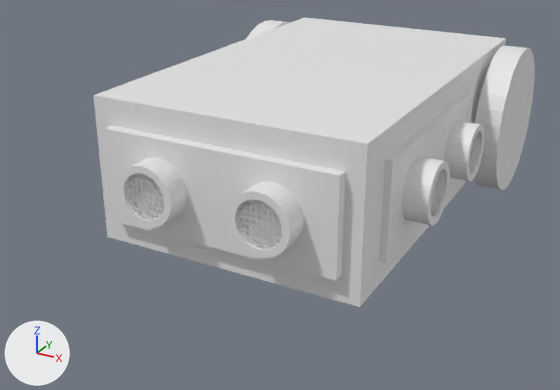
The FBX model src-godot/robot.fbx, before and after one commit.
Before and after are seen from a 50 mm camera at (2.55, -5.41, 2.03) aimed at (-0.26, -0.29, -0.54). The lights are fixed; the arrows at lower left show +X, +Y and +Z. Where no turn or scale is listed for an object, it has been applied to the vertices.

Script lines for the objects in view, before the commit:
```python
ob_cube_002 = bpy.data.objects.new('Cube.002', me_cube_002)
ob_cube_002.location = (0.997, -0.405, 0.0)
ob_cylinder_002 = bpy.data.objects.new('Cylinder.002', me_cylinder_003)
ob_cylinder_002.location = (1.116, -0.835, 0.0)
ob_cylinder_002.rotation_euler = (3.142, -1.571, 0.0)  # degrees (180, -90, 0)
ob_cylinder_002.scale = (0.215, 0.215, 0.107)
ob_cylinder_003 = bpy.data.objects.new('Cylinder.003', me_cylinder_004)
ob_cylinder_003.location = (1.116, 0.02, 0.0)
ob_cylinder_004 = bpy.data.objects.new('Cylinder.004', me_cylinder_005)
ob_cylinder_004.location = (-0.427, -1.706, 0.0)
ob_cylinder_007 = bpy.data.objects.new('Cylinder.007', me_cylinder_008)
ob_cylinder_007.location = (-1.151, 1.199, -0.08)
ob_plane_002 = bpy.data.objects.new('Plane.002', me_plane_002)
ob_plane_002.location = (1.202, -0.838, 0.0)
ob_plane_003 = bpy.data.objects.new('Plane.003', me_plane_003)
ob_plane_003.location = (1.202, 0.018, 0.0)
ob_plane_004 = bpy.data.objects.new('Plane.004', me_plane_004)
ob_plane_004.location = (-0.429, -1.792, 0.0)
ob_plane_005 = bpy.data.objects.new('Plane.005', me_plane_005)
ob_plane_005.location = (0.426, -1.792, 0.0)
# also in view: 'Cylinder.006' at (1.15, 1.2, -0.08); 'Cube' at (0.0, 0.0, 0.0); 'Cube.003' at (0.0, -1.59, 0.0); 'Cylinder.005' at (0.43, -1.71, 0.0)
```
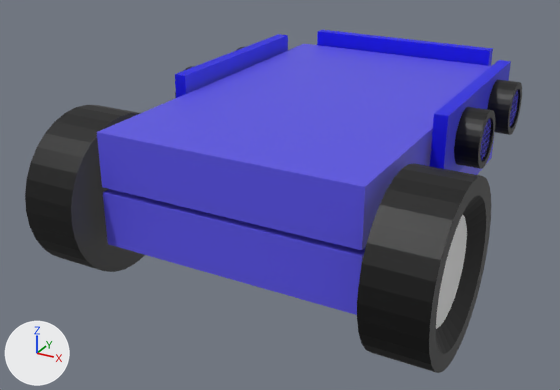
Where the change shows, as pixel boxes (x1, y1, x2, y2) in the pictures (560 x 390 px; the box of a moved part takes in the faces that stretch with it):
'Cube', recoloured, moved, turned, rescaled (white to blue): before (93, 17, 506, 307); after (103, 139, 494, 315)
'Cube.004', added (blue): after (97, 30, 522, 250)
'Cylinder.002', reshaped, moved, turned, rescaled: before (402, 156, 450, 226); after (357, 164, 491, 373)
'Cylinder.006', reshaped, moved, turned, rescaled: before (474, 45, 535, 190); after (25, 105, 145, 272)
'Cube.003', deleted: before (104, 125, 345, 280)
'Cube.002', deleted: before (379, 90, 474, 262)
'Cylinder.005', deleted: before (228, 181, 304, 258)
'Cylinder.004', deleted: before (117, 157, 187, 228)
'Cylinder.003', deleted: before (444, 121, 484, 181)
'Plane.005', deleted: before (237, 200, 282, 249)
'Plane.004', deleted: before (125, 173, 164, 220)
'Cylinder.007', deleted: before (246, 20, 290, 39)
'Plane.002', deleted: before (431, 169, 445, 217)
'Plane.003', deleted: before (469, 132, 480, 174)
part 1 of me_cylinder_003, moved or reshaped: before (428, 161, 450, 226); after (429, 176, 491, 373)
part 2 of me_cylinder_003, recoloured: before (402, 156, 444, 226); after (357, 164, 481, 373)
part 3 of me_cylinder_007, built on: before (496, 48, 535, 190)
part 4 of me_cylinder_007, recoloured: before (474, 45, 528, 190); after (25, 105, 145, 272)

Diff of the bpy script that builds the scene:
```diff
--- a/src-godot/robot.fbx.py
+++ b/src-godot/robot.fbx.py
@@ me_cylinder_003 @@
 me_cylinder_003.from_pydata(...)  # 128 vertices, 98 faces; spans x -1.0..1.0, y -1.0..1.0, z -1.0..1.0
 # used by ob_cylinder_002; location = (1.116, -0.835, 0.0); rotation_euler = (3.142, -1.571, 0.0), in degrees (180, -90, 0); scale = (0.215, 0.215, 0.107)
+# me_cylinder_003 part 1: 64 of 128 vertices moved; they spanned x -0.76..0.76, y -0.76..0.76, z 0.36..1.0 and now span x -0.81..0.81, y -0.81..0.81, z 0.6..1.0; mean shift (0.0, 0.0, 0.12); largest move (-0.15, -0.75, 0.36) -> (-0.12, -0.58, 0.6)
+# me_cylinder_003 part 2: 97 faces spanning x -1.0..1.0, y -1.0..1.0, z -1.0..1.0 switch from no material to mat_black (black #000000)
+me_cylinder_003.materials.append(mat_material)  # white #e7e7e7
@@ me_cube @@
 me_cube.from_pydata(...)  # 8 vertices, 6 faces; spans x -1.0..1.0, y -1.0..1.0, z -1.0..1.0
-me_cube.materials.append(mat_material)  # white #e7e7e7
+me_cube.materials.append(mat_body)  # blue #5952e7
@@ me_cylinder_007 @@
 # used by ob_cylinder_006; location = (1.15, 1.199, -0.08); rotation_euler = (0.0, 1.571, 0.0), in degrees (0, 90, 0); scale = (0.616, 0.616, 0.102)
-me_cylinder_007.from_pydata(...)  # 64 vertices, 34 faces; spans x -1.0..1.0, y -1.0..1.0, z -1.0..1.0
+me_cylinder_007.from_pydata(...)  # 128 vertices, 98 faces; spans x -1.0..1.0, y -1.0..1.0, z -1.0..1.0
+# me_cylinder_007 part 3
+# 1 face is deleted
+# 64 vertices are added at x -0.81..0.81, y -0.81..0.81, z 0.6..1.0
+# 64 new faces join them, mat_black (black #000000)
+# 1 new face joins them, mat_material (white #e7e7e7)
+# me_cylinder_007 part 4: 33 faces spanning x -1.0..1.0, y -1.0..1.0, z -1.0..1.0 switch from no material to mat_black (black #000000)
+me_cylinder_007.materials.append(mat_material)  # white #e7e7e7
@@ ob_cylinder_007 @@
-ob_cylinder_007 = bpy.data.objects.new('Cylinder.007', me_cylinder_008)
@@ ob_cylinder_002 @@
 ob_cylinder_002 = bpy.data.objects.new('Cylinder.002', me_cylinder_003)
-ob_cylinder_002.location = (1.116, -0.835, 0.0)
-ob_cylinder_002.rotation_euler = (3.142, -1.571, 0.0)  # degrees (180, -90, 0)
-ob_cylinder_002.scale = (0.215, 0.215, 0.107)
+ob_cylinder_002.location = (1.304, -1.201, -0.342)
+ob_cylinder_002.rotation_euler = (0.0, 1.571, 0.0)  # degrees (0, 90, 0)
+ob_cylinder_002.scale = (0.616, 0.616, 0.219)
@@ ob_cylinder_003 @@
-ob_cylinder_003 = bpy.data.objects.new('Cylinder.003', me_cylinder_004)
@@ ob_cylinder_004 @@
-ob_cylinder_004 = bpy.data.objects.new('Cylinder.004', me_cylinder_005)
@@ ob_plane_003 @@
-ob_plane_003 = bpy.data.objects.new('Plane.003', me_plane_003)
@@ ob_cube @@
 ob_cube = bpy.data.objects.new('Cube', me_cube)
-ob_cube.location = (0.0, 0.0, 0.0)
-ob_cube.scale = (1.0, 1.56, 0.534)
+ob_cube.location = (-0.002, -0.002, -0.389)
+ob_cube.rotation_euler = (0.0, 0.0, 3.142)  # degrees (0, 0, 180)
+ob_cube.scale = (1.0, 1.56, 0.206)
@@ ob_plane_002 @@
-ob_plane_002 = bpy.data.objects.new('Plane.002', me_plane_002)
@@ ob_plane_005 @@
-ob_plane_005 = bpy.data.objects.new('Plane.005', me_plane_005)
@@ ob_plane_004 @@
-ob_plane_004 = bpy.data.objects.new('Plane.004', me_plane_004)
@@ ob_cube_002 @@
-ob_cube_002 = bpy.data.objects.new('Cube.002', me_cube_002)
@@ ob_cube_003 @@
-ob_cube_003 = bpy.data.objects.new('Cube.003', me_cube_003)
@@ ob_cylinder_006 @@
 ob_cylinder_006 = bpy.data.objects.new('Cylinder.006', me_cylinder_007)
-ob_cylinder_006.location = (1.15, 1.199, -0.08)
-ob_cylinder_006.rotation_euler = (0.0, 1.571, 0.0)  # degrees (0, 90, 0)
-ob_cylinder_006.scale = (0.616, 0.616, 0.102)
+ob_cylinder_006.location = (-1.3, -1.201, -0.342)
+ob_cylinder_006.rotation_euler = (3.142, 1.571, 0.0)  # degrees (180, 90, 0)
+ob_cylinder_006.scale = (0.616, 0.616, 0.219)
@@ ob_cylinder_005 @@
-ob_cylinder_005 = bpy.data.objects.new('Cylinder.005', me_cylinder_006)
@@ ob_cube_004 @@
+ob_cube_004 = bpy.data.objects.new('Cube.004', me_cube_004)  # 3704 vertices, 5028 faces; spans x -1.31..1.3, y -1.56..1.86, z -0.21..0.34; in mat_body (blue #5952e7), mat_ultrasonic_plate (blue #110be7), mat_black (black #000000)
+ob_cube_004.location = (-0.002, -0.002, 0.066)
```
